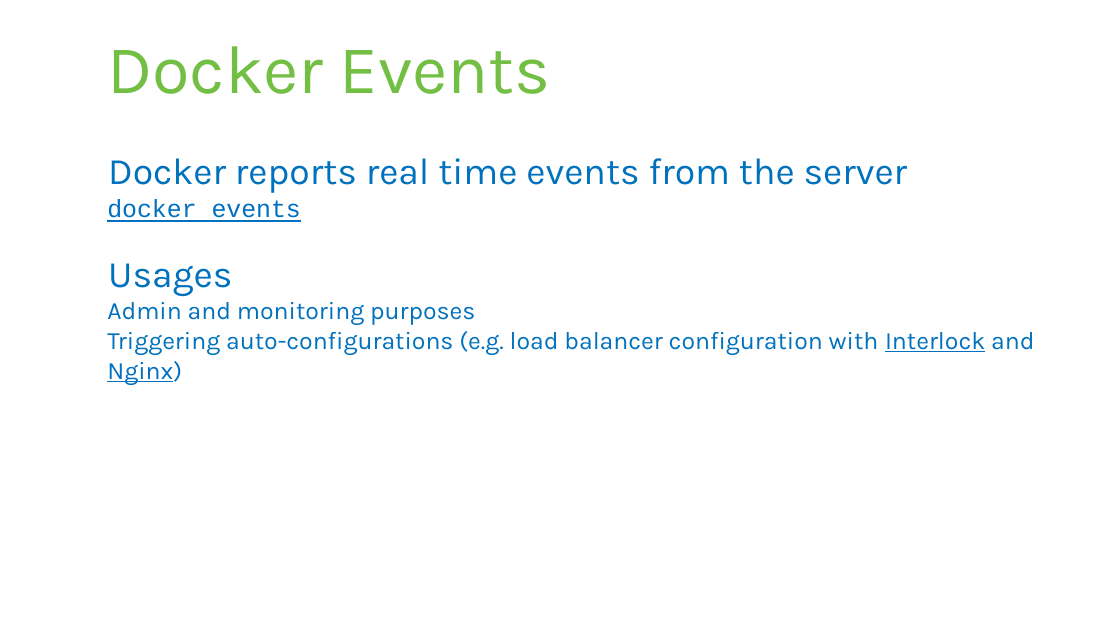
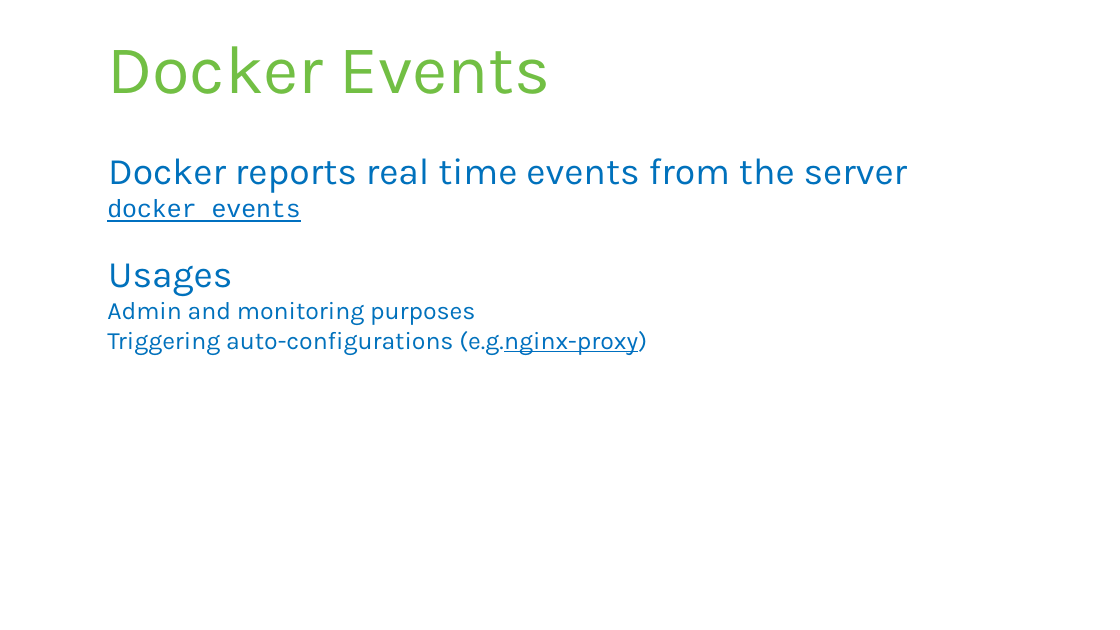
Before and after one commit to rstropek/DockerVS2015Intro, a slide deck: slide 23 of slides/Docker-Workshop.pptx. Drawn at 1120x630 pixels with LibreOffice and Linux fonts; fonts in the diff are those of the drawing. Boxes give left, top, right and bottom in pixels: in the first picture for what was removed or moved away, otherwise in the second. Text is boxed around its words. In the diff, an @@ line names an element or a change of style, - is before the commit and + after.

```diff
--- a/slides/Docker-Workshop.pptx
+++ b/slides/Docker-Workshop.pptx
@@ text at (x1=107, y1=331, x2=647, y2=355): text changed @@
-  Triggering auto-configurations (e.g. load balancer configuration with Interlock and Nginx)
+  Triggering auto-configurations (e.g.nginx-proxy)
```
Also in this commit, not shown: 4 other slides changed.
